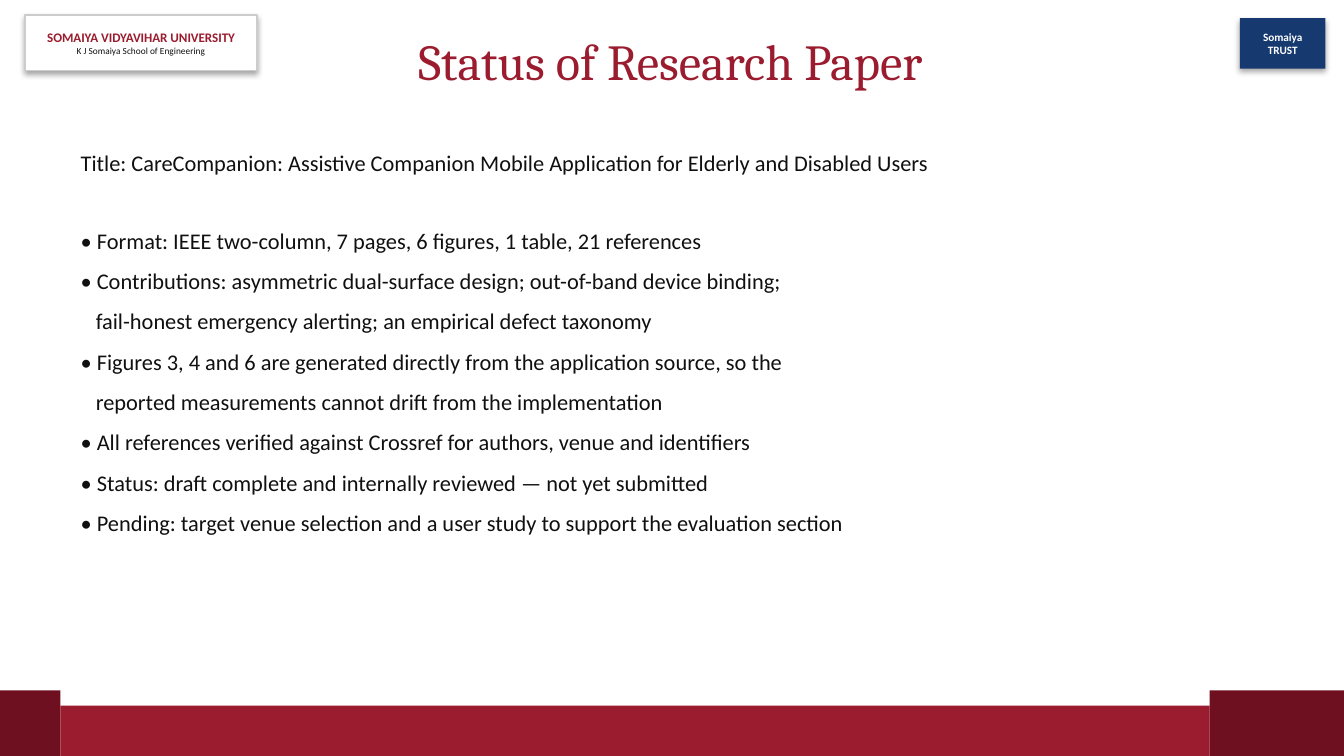
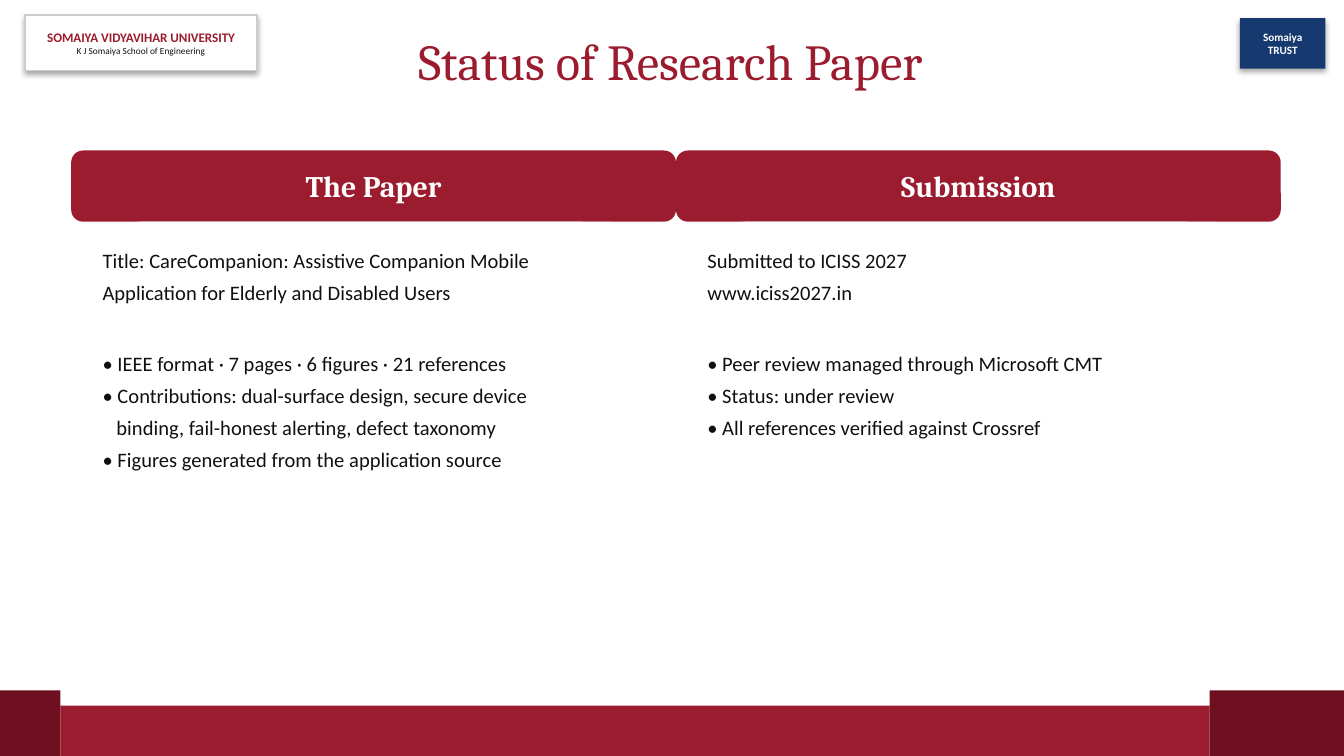
Before and after one commit to Suyash2205/Care-Companion-, a slide deck: slide 28 of ppt/CareCompanion-IE1.pptx. Drawn at 1344x756 pixels with LibreOffice and Linux fonts; fonts in the diff are those of the drawing. Boxes give left, top, right and bottom in pixels: in the first picture for what was removed or moved away, otherwise in the second. Text is boxed around its words. In the diff, an @@ line names an element or a change of style, - is before the commit and + after.

```diff
--- a/ppt/CareCompanion-IE1.pptx
+++ b/ppt/CareCompanion-IE1.pptx
@@ rounded rectangle added at box(71, 151, 676, 222), fill #9B1C2E, 16 pt, text #FFFFFF, bold @@
+The Paper
@@ rounded rectangle added at box(676, 151, 1281, 222), fill #9B1C2E, 16 pt, text #FFFFFF, bold @@
+Submission
@@ text at box(103, 253, 529, 471): text changed; size 12 to 11 pt @@
-Title: CareCompanion: Assistive Companion Mobile Application for Elderly and Disabled Users
-• Format: IEEE two-column, 7 pages, 6 figures, 1 table, 21 references
-• Contributions: asymmetric dual-surface design; out-of-band device binding;
-fail-honest emergency alerting; an empirical defect taxonomy
-• Figures 3, 4 and 6 are generated directly from the application source, so the
-reported measurements cannot drift from the implementation
-• All references verified against Crossref for authors, venue and identifiers
-• Status: draft complete and internally reviewed — not yet submitted
-• Pending: target venue selection and a user study to support the evaluation section
+Title: CareCompanion: Assistive Companion Mobile
+Application for Elderly and Disabled Users
+• IEEE format · 7 pages · 6 figures · 21 references
+• Contributions: dual-surface design, secure device
+binding, fail-honest alerting, defect taxonomy
+• Figures generated from the application source
@@ text added at box(707, 253, 1103, 439), 11 pt, text #101010 @@
+Submitted to ICISS 2027
+www.iciss2027.in
+• Peer review managed through Microsoft CMT
+• Status: under review
+• All references verified against Crossref
```
Also in this commit, not shown: 6 other slides changed, 2 other files.
